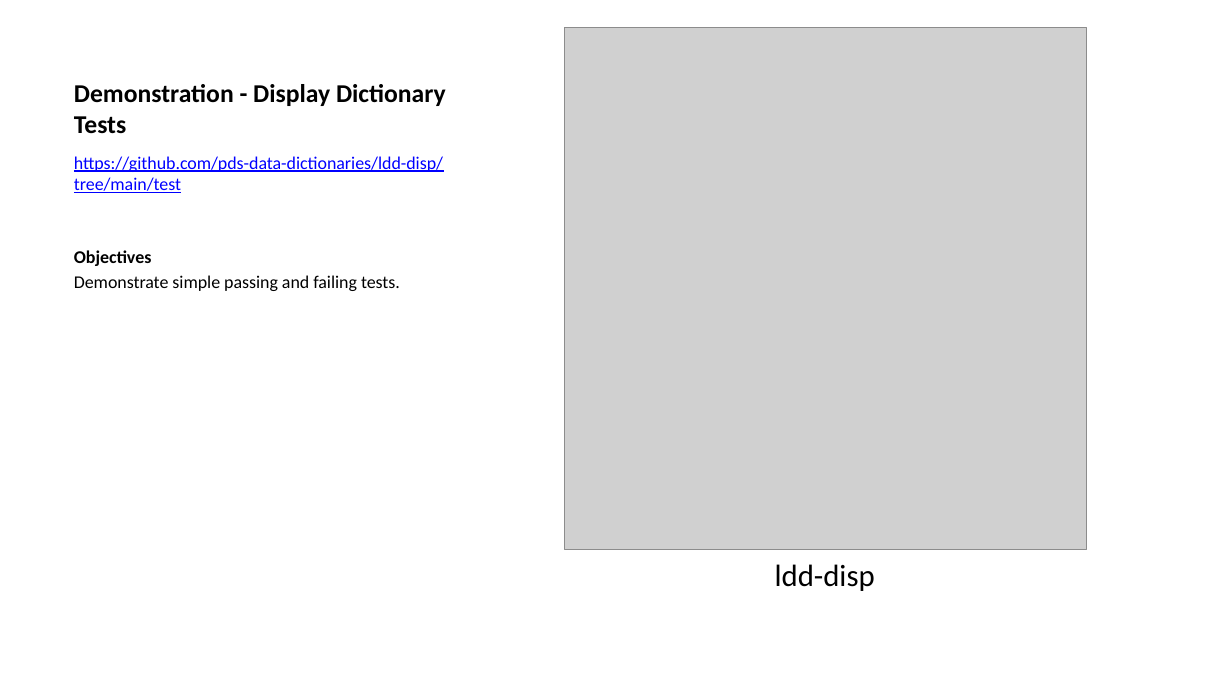
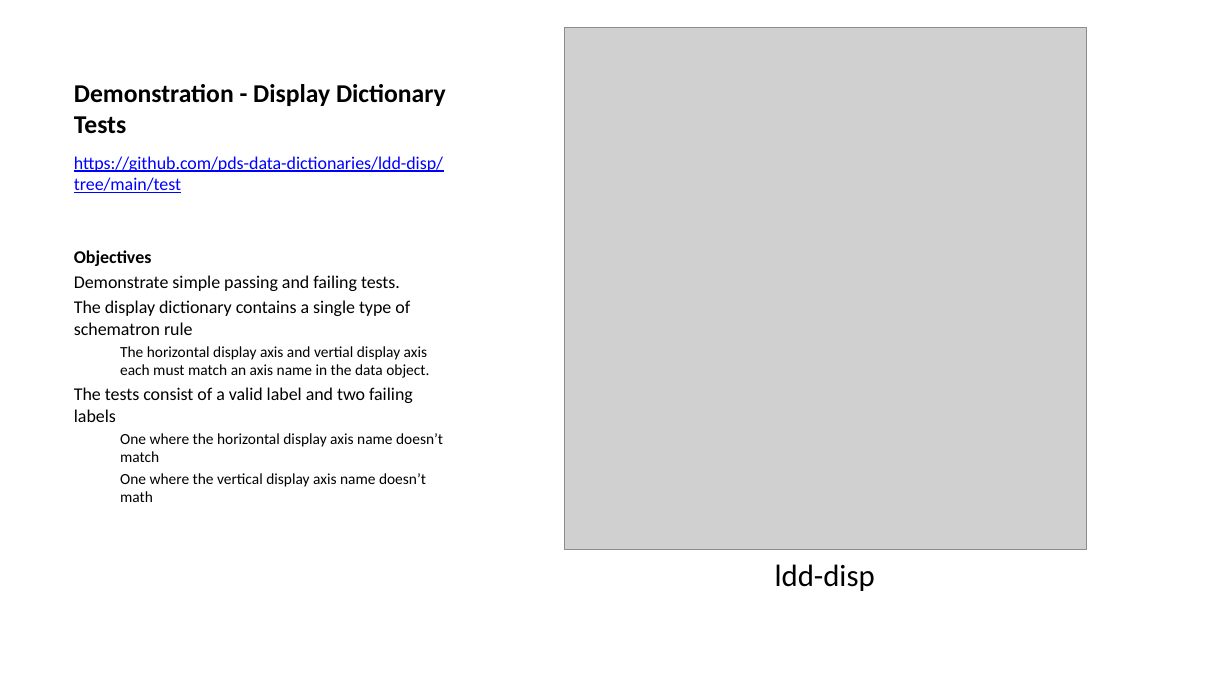
Before and after one commit to sbn-psi/dmsp, a slide deck: slide 10 of LDDTesting/stone-LDDTestingOverview.pptx. Drawn at 1232x693 pixels with LibreOffice and Linux fonts; fonts in the diff are those of the drawing; grey boxes stand for pictures. Boxes give left, top, right and bottom in pixels: in the first picture for what was removed or moved away, otherwise in the second. Text is boxed around its words. In the diff, an @@ line names an element or a change of style, - is before the commit and + after.

Commit message:
Added more descriptions of the display dictionary tests

```diff
--- a/LDDTesting/stone-LDDTestingOverview.pptx
+++ b/LDDTesting/stone-LDDTestingOverview.pptx
@@ text at <box>74,300,443,502</box>: paragraphs added @@
+The display dictionary contains a single type of schematron rule
+  The horizontal display axis and vertial display axis each must match an axis name in the data object.
+The tests consist of a valid label and two failing labels
+  One where the horizontal display axis name doesn’t match
+  One where the vertical display axis name doesn’t math
```
Also in this commit, not shown: 3 other slides changed, 2 other files.
